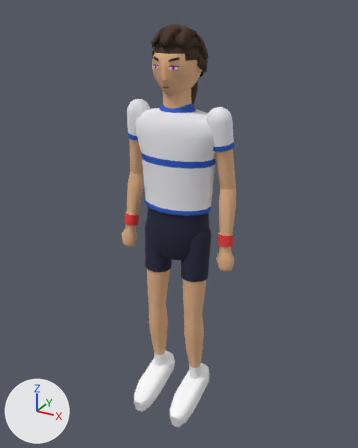
What one commit did to the Blender file sweetspot/models/player.blend.
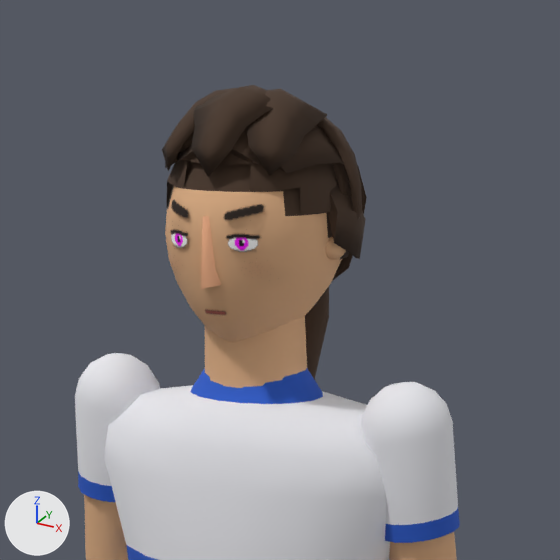
Old and new are each drawn whole from a 50 mm camera at (1.054, -1.903, 1.917) aimed at (0.007, 0.002, 0.964) and again close up on the part from 30% to 73% of the width and 0% to 35% of the height. Arrows for +X, +Y and +Z are at lower left; the lights stay in place. The older version's two pictures come first.

In view in the first close-up: 'face', 'hair_tied', 'hair_wave', 'head', 'neck', 'torso', 'upperarm.L', 'upperarm.R' and 2 more.
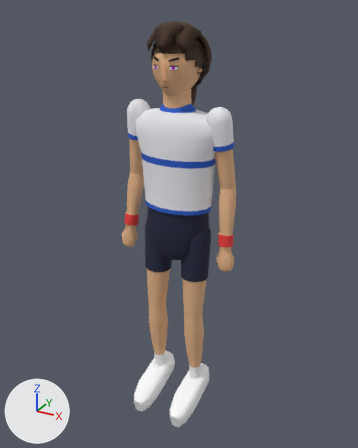
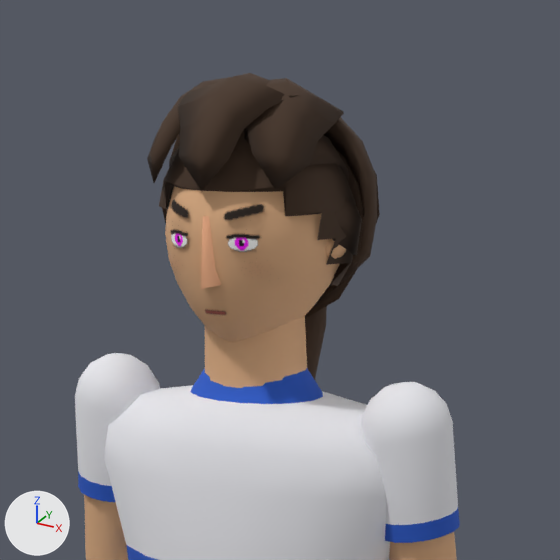
What differs and where, as boxes [x1, y1, x2, y2] in the close-ups (560 x 560 px):
'hair_wave', reshaped (14% wider, 25% taller): before [162, 85, 367, 281]; after [147, 73, 380, 318]
part 1 of me_hair_wave, rebuilt: before [167, 153, 349, 258]; after [159, 139, 356, 299]
part 2 of me_hair_wave, rebuilt (19% wider, 28% taller): before [162, 85, 327, 177]; after [147, 73, 344, 191]
part 3 of me_hair_wave, rebuilt (mostly hidden): before [332, 165, 367, 281]; after [305, 148, 380, 318]
part 4 of me_hair_wave, rebuilt: before [317, 117, 362, 221]; after [165, 117, 377, 283]

What changed in the scene script:
```text
Change me_hair_wave:
    used by ob_hair_wave; location = (0.0, -0.003, 1.573)
    remove me_hair_wave.from_pydata(...)  # 444 vertices, 840 faces; spans x -0.119..0.119, y -0.107..0.163, z 0.035..0.278
    add me_hair_wave.from_pydata(...)  # 478 vertices, 908 faces; spans x -0.132..0.132, y -0.123..0.179, z 0.006..0.291
    me_hair_wave part 1: the loose piece of 219 vertices spanning x -0.107..0.107, y -0.091..0.14, z 0.035..0.251 is rebuilt with 253 vertices and now spans x -0.113..0.113, y -0.1..0.144, z 0.012..0.254
    me_hair_wave part 2: the loose piece of 84 vertices spanning x -0.088..0.088, y -0.107..0.069, z 0.186..0.278 is rebuilt with 84 vertices and now spans x -0.108..0.108, y -0.123..0.078, z 0.172..0.291
    me_hair_wave part 3: the loose piece of 84 vertices spanning x -0.082..0.082, y 0.033..0.163, z 0.038..0.252 is rebuilt with 84 vertices and now spans x -0.096..0.096, y 0.033..0.179, z 0.006..0.258
    me_hair_wave part 4: the loose piece of 57 vertices spanning x -0.119..0.119, y 0.008..0.104, z 0.113..0.258 is rebuilt with 57 vertices and now spans x -0.132..0.132, y 0.006..0.125, z 0.063..0.264
```
